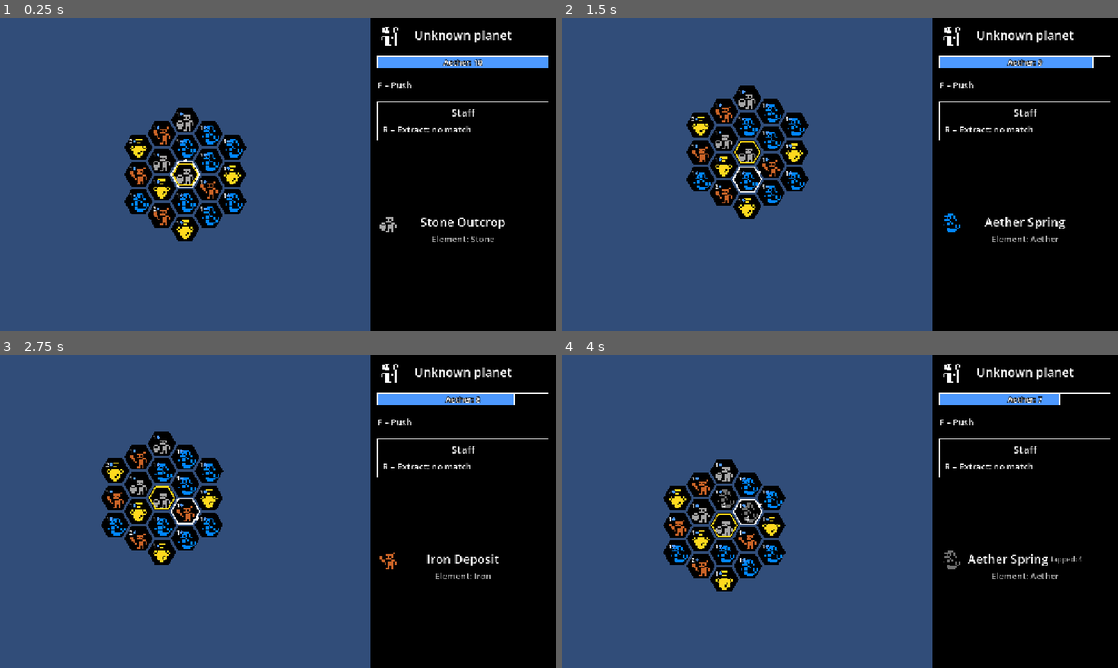
Above: before the commit, frames 1-4 (two rows, left to right).
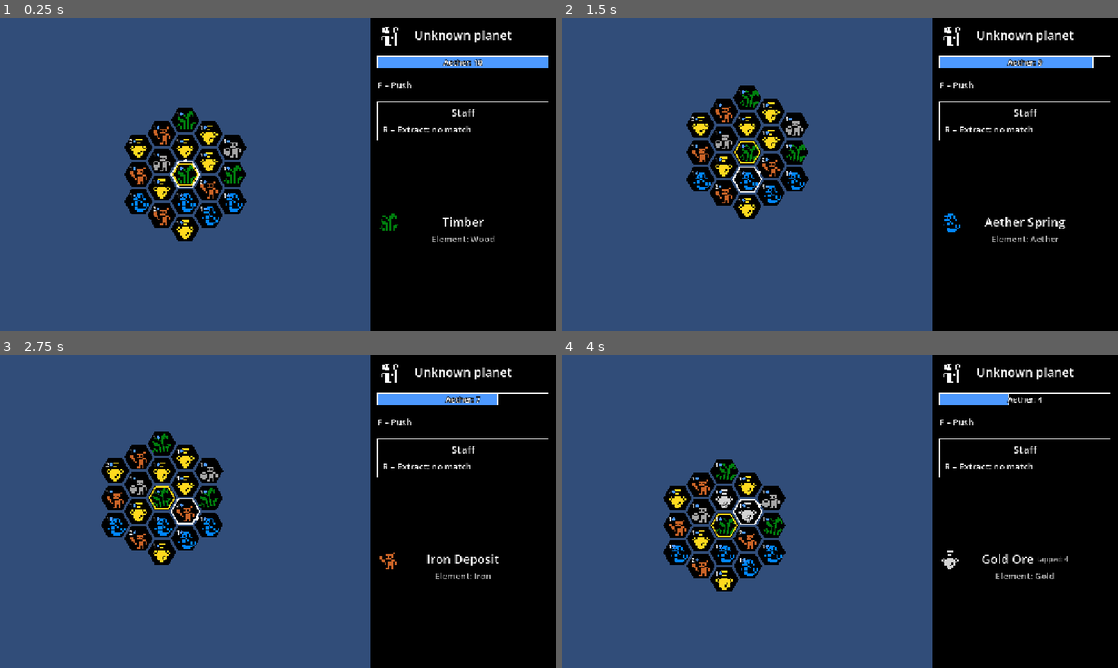
Above: after the commit, the same moments.

Repository: scunningham777/spaes-wrzrds
Game: Godot game, scene res://scenes/planet.tscn
The game is run twice, just before and just after one commit, with the same random seed, the same clock (stepped at 60 frames per second) and the same inputs. This scene is started directly instead of the project's main scene.
Inputs:
- Up to frame 1 (0.25 s): no input
- Up to frame 2 (1.5 s): tap Enter (ui_accept) at 0.5, 0.77, 1.25 s; hold D (hex_right) 0.53-1.28 s; hold R (extract) 0.53-1.28 s; hold X (hex_down) from 1.28 s (still down); tap R (extract) at 1.35 s
- Up to frame 3 (2.75 s): tap Enter (ui_accept) at 1.52 s; release X (hex_down) at 2.03 s; hold D (hex_right) from 2.03 s (still down); hold E (hex_ne) from 2.03 s (still down); tap R (extract) at 2.3 s
- Up to frame 4 (4 s): release D (hex_right) at 2.78 s; release E (hex_ne) at 2.78 s; hold W (hex_up) 2.78-3.53 s; tap Q (hex_nw) at 2.85 s; tap Enter (ui_accept) at 3.02, 3.77 s; tap R (extract) at 3.05, 3.8 s; hold A (hex_left) from 3.53 s (still down); hold C (hex_se) from 3.53 s (still down)

The runs differ from the first frame. In frame 1, 1.1% of the frame differs, in the area x 31-91%, y 29-72%; in frame 2, 0.8%; in frame 3, 0.9%; in frame 4, 1.6%, in the area x 27-94%, y 12-72%.

Commit message:
Remove the free move zone
Every tile now rolls its kind and move cost the same way, the landing
tile included: free_move_radius, free_zone_excluded and _is_free are
gone, along with the tests and README text about them.

Co-Authored-By: Claude Opus 5.5 <noreply@anthropic.com>
Claude-Session: https://claude.ai/code/session_0196C6qponv1cZhsguvue75H

Diff:
--- a/scripts/core/tile_grid_generator.gd
+++ b/scripts/core/tile_grid_generator.gd
@@ -6,12 +6,8 @@
 # first seen rather than all up front (what's revealed later can depend on what the player did).
 #
 # Each new tile is Empty with probability empty_probability, otherwise a uniformly random kind
-# from the planet's kinds. Tiles within free_move_radius of the start tile cost nothing to step
-# onto, so the first steps of exploring don't drain aether, and are never rolled a kind yielding
-# a free_zone_excluded element, so the player can't wander there extracting aether forever.
-#
-# Past free_move_radius, tiles yielding a steady element always cost move_cost, and others cost
-# rough_move_cost with probability rough_probability (move_cost otherwise).
+# from the planet's kinds. Tiles yielding a steady element cost move_cost to step onto, and others
+# cost rough_move_cost with probability rough_probability (move_cost otherwise).
 
 ## Tile kinds every planet uses until generation rolls its own. Fields as in TileKind.
 const DEFAULT_KINDS: Array[Dictionary] = [
@@ -28,11 +24,7 @@
 var kinds: Array[TileKind] = []
 var empty_probability: float
 var rng: RandomNumberGenerator
-## Tiles within this many steps of the start tile cost nothing to step onto.
-var free_move_radius: int = 0
-## Tiles within free_move_radius never yield any of these.
-var free_zone_excluded: Array[StringName] = [Aether.ITEM]
-## Aether most tiles past free_move_radius cost to step onto.
+## Aether most tiles cost to step onto.
 var move_cost: int = 1
 ## What the occasional rough tile costs instead, with probability rough_probability.
 var rough_move_cost: int = 2
@@ -75,30 +67,20 @@
 # Adds a tile to grid at every coord of region it doesn't have yet. Returns the stored copies of
 # the new tiles.
 func reveal(grid: TileGrid, region: Array[Vector2i]) -> Array[Vector2i]:
-	var free_kinds := kinds.filter(func(k: TileKind) -> bool:
-		return not k.elements.any(func(e: StringName) -> bool: return e in free_zone_excluded))
 	var added: Array[Vector2i] = []
 	for c in region:
 		var key := grid.canonical(c)
 		# Also skips repeats: on a small torus a region can overlap itself.
 		if grid.has_tile(key):
 			continue
-		var free := _is_free(grid, key)
-		var pool: Array = free_kinds if free else kinds
-		var kind: TileKind = TileKind.EMPTY if pool.is_empty() or rng.randf() < empty_probability \
-			else pool[rng.randi_range(0, pool.size() - 1)]
-		grid.add_tile(key, kind, 0 if free else _roll_move_cost(kind))
+		var kind: TileKind = TileKind.EMPTY if rng.randf() < empty_probability \
+			else kinds[rng.randi_range(0, kinds.size() - 1)]
+		grid.add_tile(key, kind, _roll_move_cost(kind))
 		added.append(key)
 	return added
 
 
-# Whether the tile at key (a stored copy) is within free_move_radius, measured from the start
-# tile's nearest copy so the free area wraps like everything else.
-func _is_free(grid: TileGrid, key: Vector2i) -> bool:
-	return Hex.distance(grid.nearest(key, START_COORD), START_COORD) <= free_move_radius
-
-
-# Move cost for a new tile of kind past free_move_radius.
+# Move cost for a new tile of kind.
 func _roll_move_cost(kind: TileKind) -> int:
 	if kind.elements.any(func(e: StringName) -> bool: return e in steady_elements):
 		return move_cost
--- a/tests/smoke_test.gd
+++ b/tests/smoke_test.gd
@@ -124,26 +124,6 @@
 	var all_empty := TileGridGenerator.generate(8, 1.0, rng)
 	_check(all_empty.tiles.values().all(func(k: TileKind) -> bool: return k == TileKind.EMPTY),
 		"gen: probability 1 gives all Empty, landing tile included")
-	# No aether within the free zone, so the player can't walk around there refilling it forever.
-	# Radius set here so these hold whatever the default is.
-	var free_grid := func(radius: int, p_kinds: Array[TileKind] = []) -> TileGrid:
-		var gen := TileGridGenerator.new(0.0, rng, p_kinds)
-		gen.free_move_radius = 5
-		var fg := TileGrid.new(null, gen.kinds)
-		gen.reveal(fg, Hex.hexagon(radius))
-		return fg
-	var yields_aether := func(k: TileKind) -> bool: return Aether.ITEM in k.elements
-	var free_aether := 0
-	for seed_value in 30:
-		rng.seed = seed_value
-		var rg: TileGrid = free_grid.call(5)
-		free_aether += rg.tiles.values().filter(yields_aether).size()
-	_check(free_aether == 0, "gen: no aether tiles within the free zone, over 30 seeds (%d)" % free_aether)
-	var only_aether: Array[TileKind] = [g1.find_kind(&"aether_spring")]
-	var dry: TileGrid = free_grid.call(6, only_aether)
-	_check(Hex.hexagon(6).all(func(c: Vector2i) -> bool:
-		return (dry.get_tile(c) == TileKind.EMPTY) == (Hex.distance(c) <= 5)),
-		"gen: with only aether kinds, the free zone is Empty and the rest is aether")
 
 	# Kinds for the grid tests below; rusty gold yields two elements.
 	var timber := TileKind.new(&"timber", "Timber", &"sapling", [&"wood"])
@@ -268,9 +248,6 @@
 	var g := surface.grid
 	_check(g.torus.width == 16 and g.torus.height == 18, "surface: torus sized in patches (%dx%d)" % [g.torus.width, g.torus.height])
 	_check(g.tiles.size() == 19 and surface.patches.keys() == [Vector2i.ZERO], "surface: lands with one radius-2 patch revealed")
-	_check(g.tiles.keys().all(func(c: Vector2i) -> bool:
-		return Hex.distance(c) > surface.generator.free_move_radius or not Aether.ITEM in g.get_tile(c).elements),
-		"surface: no aether tiles in the free zone")
 	# The middles of the landing patch's six edges, one step of each PATCH_STEPS direction out.
 	var spots := Hex.hexagon(2).filter(surface.can_scry)
 	_check(spots == [Vector2i(-2, 1), Vector2i(-1, -1), Vector2i(-1, 2), Vector2i(1, -2), Vector2i(1, 1), Vector2i(2, -1)],
@@ -302,18 +279,13 @@
 	_check(surface.patches.size() == 24 and g.tiles.size() == 16 * 18,
 		"wrap: all %d patches cover all %d tiles" % [surface.patches.size(), g.tiles.size()])
 	_check(Hex.hexagon(2).all(func(c: Vector2i) -> bool: return not surface.can_scry(c)), "wrap: nothing left to scry")
-	# Move costs: free near the landing tile (measured across the wrap); past that, aether tiles
-	# cost 1 and the rest 1, or occasionally 2.
-	var free_radius := surface.generator.free_move_radius
-	var near := func(c: Vector2i) -> bool: return Hex.distance(g.nearest(c, Vector2i.ZERO)) <= free_radius
-	_check(g.tiles.keys().filter(near).all(func(c: Vector2i) -> bool: return g.move_cost(c) == 0),
-		"cost: tiles within %d of the landing tile are free" % free_radius)
-	var far: Array = g.tiles.keys().filter(func(c: Vector2i) -> bool: return not near.call(c))
-	_check(far.all(func(c: Vector2i) -> bool:
+	# Move costs: aether tiles cost 1 and the rest 1, or occasionally 2.
+	var revealed: Array[Vector2i] = g.tiles.keys()
+	_check(revealed.all(func(c: Vector2i) -> bool:
 		return g.move_cost(c) == (1 if Aether.ITEM in g.get_tile(c).elements else g.move_cost(c)) and g.move_cost(c) in [1, 2]),
-		"cost: farther tiles cost 1, aether ones always")
-	_check(far.any(func(c: Vector2i) -> bool: return g.move_cost(c) == 2), "cost: some farther tiles cost 2")
-	var rough: Vector2i = far.filter(func(c: Vector2i) -> bool: return g.move_cost(c) == 2)[0]
+		"cost: tiles cost 1, aether ones always")
+	_check(revealed.any(func(c: Vector2i) -> bool: return g.move_cost(c) == 2), "cost: some tiles cost 2")
+	var rough: Vector2i = revealed.filter(func(c: Vector2i) -> bool: return g.move_cost(c) == 2)[0]
 	# A lap across the 16 x 18 torus shifts r back by 8.
 	_check(g.move_cost(rough + Vector2i(16, -8)) == 2, "cost: any copy of a coord has its cost")
 	var rough_neighbor := g.canonical(rough + Vector2i(1, 0))
@@ -538,19 +510,14 @@
 		"planet: %d tiles for radius %d" % [tiles.grid.tiles.size(), radius])
 	_check(tiles.grid.tiles.values().any(func(k: TileKind) -> bool: return k != TileKind.EMPTY),
 		"planet: tiles are generated, not all Empty")
-	var free_radius := TileGridGenerator.new().free_move_radius
-	_check(tiles.grid.tiles.keys().all(func(c: Vector2i) -> bool:
-		return Hex.distance(c) > free_radius or not Aether.ITEM in tiles.grid.get_tile(c).elements),
-		"planet: no aether tiles in the free zone")
 	var aether_bar: ProgressBar = current_scene.get_node("%AetherBar")
 	var aether_label: Label = current_scene.get_node("%AetherLabel")
 	var aether := func() -> int: return _game().state.inventory.count(Aether.ITEM)
 	_check(aether.call() == 10 and aether_bar.value == 10 and aether_bar.max_value == 10
 		and aether_label.text == "Aether: 10", "aether: land with 10, shown on the bar (%s)" % aether_label.text)
-	_check(tiles.grid.tiles.keys().all(func(c: Vector2i) -> bool:
-		return (tiles.grid.move_cost(c) == 0) == (Hex.distance(c) <= free_radius)) and tiles.landing == Vector2i.ZERO,
-		"cost: only the free zone is free to walk, and the landing tile is outlined")
-	# The checks below count aether spent per step, so give the landing patch real costs.
+	_check(tiles.grid.tiles.keys().all(func(c: Vector2i) -> bool: return tiles.grid.move_cost(c) > 0)
+		and tiles.landing == Vector2i.ZERO, "cost: every tile costs aether, and the landing tile is outlined")
+	# The checks below count aether spent per step, so make every step cost 1.
 	for c in Hex.hexagon(radius):
 		tiles.grid.set_move_cost(c, 1)
 	var header: Control = current_scene.get_node("UI/SidePanel/Margin/Layout/Top/Header")
Not shown, changed: README.md
